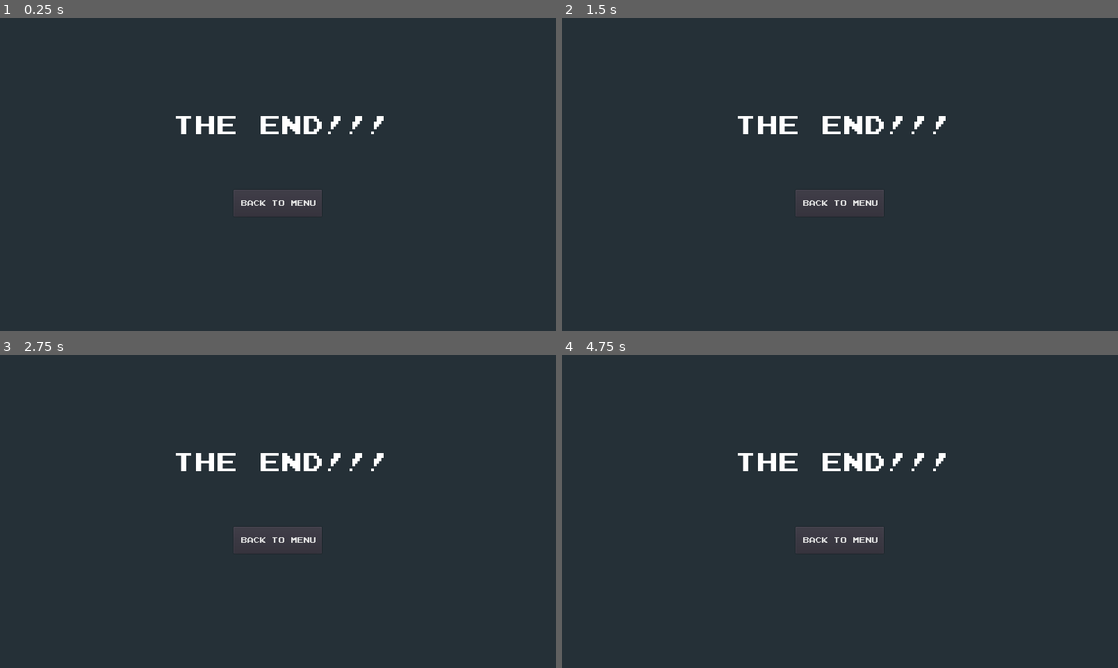
Above: before the commit, frames 1-4 (two rows, left to right).
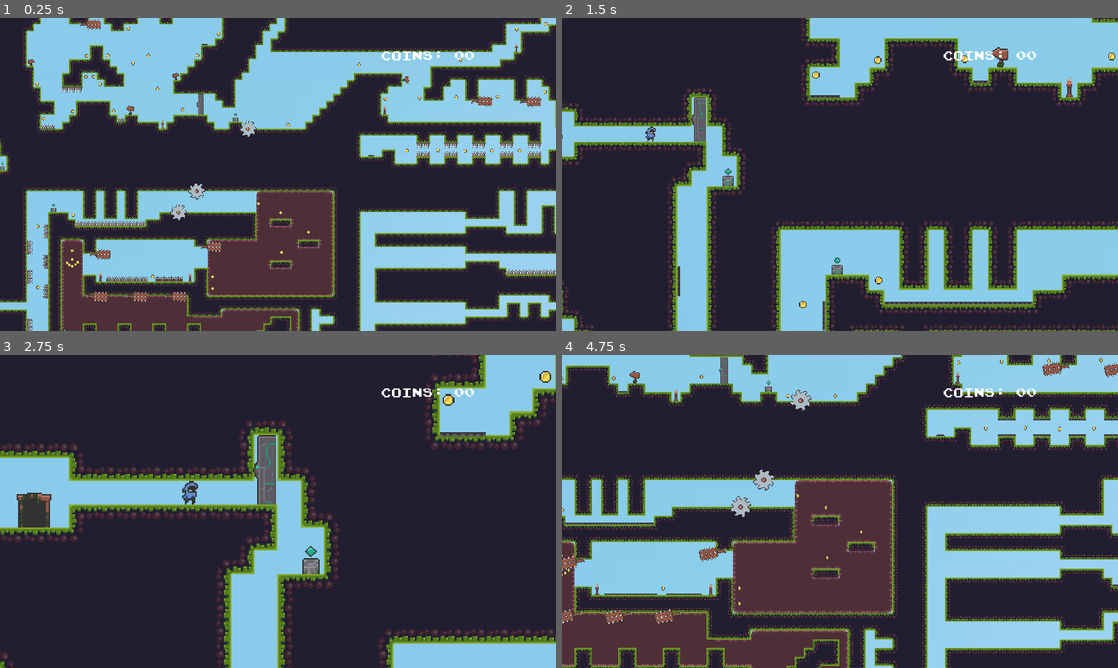
Above: after the commit, the same moments.

Repository: emmhig10/Godot.Emmanuel
Game: Godot game, scene res://World.tscn
Two runs of this game, one before a commit and one after it. Both use one fixed random seed, a clock stepped at 60 frames per second and the inputs below.
Inputs:
- Up to frame 1 (0.25 s): no input
- Up to frame 2 (1.5 s): tap Z (zoom) at 0.6, 1.35 s; tap Up (jump) at 0.77 s
- Up to frame 3 (2.75 s): tap Up (jump) at 1.52 s; tap Z (zoom) at 2.1 s
- Up to frame 4 (4.75 s): tap Z (zoom) at 2.85, 3.6, 4.35 s; tap Up (jump) at 3.02, 3.77, 4.52 s

The runs differ from the first frame. In frame 1, 55% of the frame differs, in the area x 0-100%, y 0-100%; in frame 2, 36%; in frame 3, 26%; in frame 4, 56%.

Commit message:
Grrrrrrrrrahhhhhhhhhh

Diff:
--- a/Buttons/MenuButton.gd
+++ b/Buttons/MenuButton.gd
@@ -1,3 +1,4 @@
+
 extends Button
 
 export (String) var scene_to_load
--- a/End Of Game.gd
+++ b/End Of Game.gd
@@ -1,6 +1,4 @@
 extends Control
-
-
 
 func _on_Button_pressed():
 	get_tree().change_scene("res://Tittle screen.tscn")
--- a/End_Door.gd
+++ b/End_Door.gd
@@ -1,4 +1,10 @@
 extends Node2D
 
-func _on_exit_body_entered(body):
-	get_tree().change_scene("res://End of Game.tscn")
+export(String) var scene_to_load
+
+
+func _ready():
+	pass
+
+func _on_Area2D_area_entered(area):
+	get_tree().change_scene("res://End Of Game.tscn")
--- a/End_Door.tscn
+++ b/End_Door.tscn
@@ -6,16 +6,14 @@
 [sub_resource type="RectangleShape2D" id=1]
 extents = Vector2( 8, 9.5 )
 
-[node name="End_Door" type="Node2D"]
+[node name="Area2D" type="Area2D"]
 script = ExtResource( 2 )
 
-[node name="Door" type="Sprite" parent="."]
+[node name="Sprite" type="Sprite" parent="."]
 texture = ExtResource( 1 )
 
-[node name="exit" type="Area2D" parent="Door"]
-
-[node name="CollisionShape2D" type="CollisionShape2D" parent="Door/exit"]
+[node name="CollisionShape2D" type="CollisionShape2D" parent="."]
 position = Vector2( 0, 2.5 )
 shape = SubResource( 1 )
 
-[connection signal="body_entered" from="Door/exit" to="." method="_on_exit_body_entered"]
+[connection signal="area_entered" from="." to="." method="_on_Area2D_area_entered"]
--- a/World.tscn
+++ b/World.tscn
@@ -585,9 +585,6 @@
 [node name="player" parent="." instance=ExtResource( 1 )]
 position = Vector2( -332, 151 )
 
-[node name="End_Door" parent="." instance=ExtResource( 19 )]
-position = Vector2( -440, 164 )
-
 [node name="tiki torch" parent="." instance=ExtResource( 14 )]
 position = Vector2( 934, -76 )
 
@@ -1811,6 +1808,9 @@
 
 [node name="SpikeTrap170" parent="SpikeTrap" instance=ExtResource( 5 )]
 position = Vector2( -224.001, -222.999 )
+
+[node name="Area2D" parent="." instance=ExtResource( 19 )]
+position = Vector2( -440, 164 )
 
 [connection signal="coin_collected" from="COIN" to="." method="_on_COIN_coin_collected"]
 [connection signal="coin_collected" from="COIN/COIN5" to="." method="_on_COIN_coin_collected"]
@@ -1898,3 +1898,4 @@
 [editable path="moving platform"]
 [editable path="SpikeTrap/SpiningBlade4"]
 [editable path="SpikeTrap/SpiningBlade4/SpiningBlade3"]
+[editable path="Area2D"]
